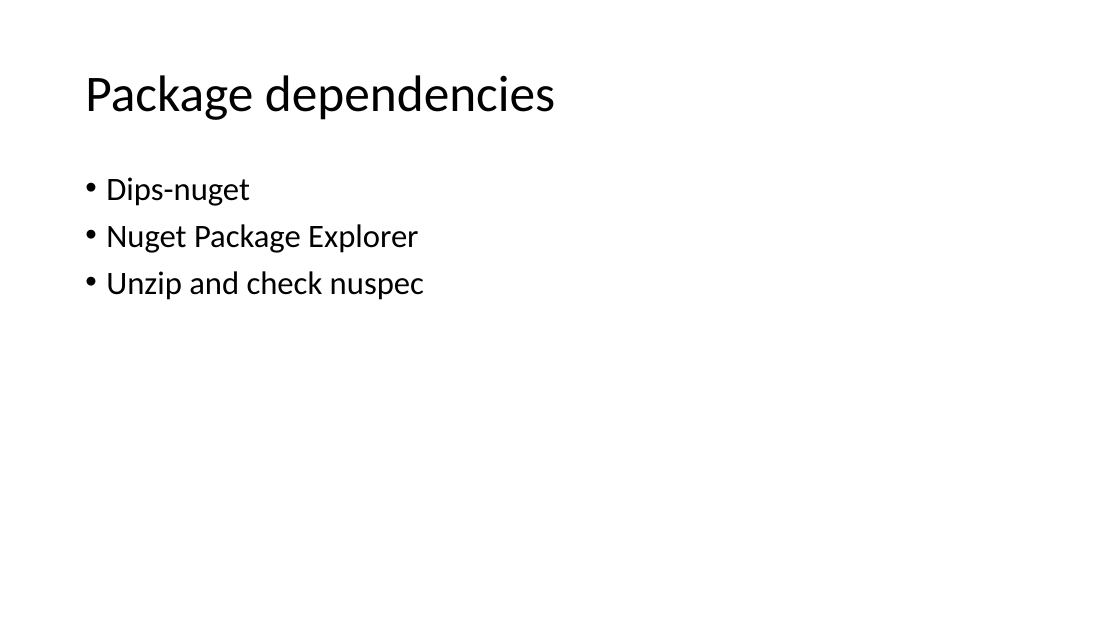
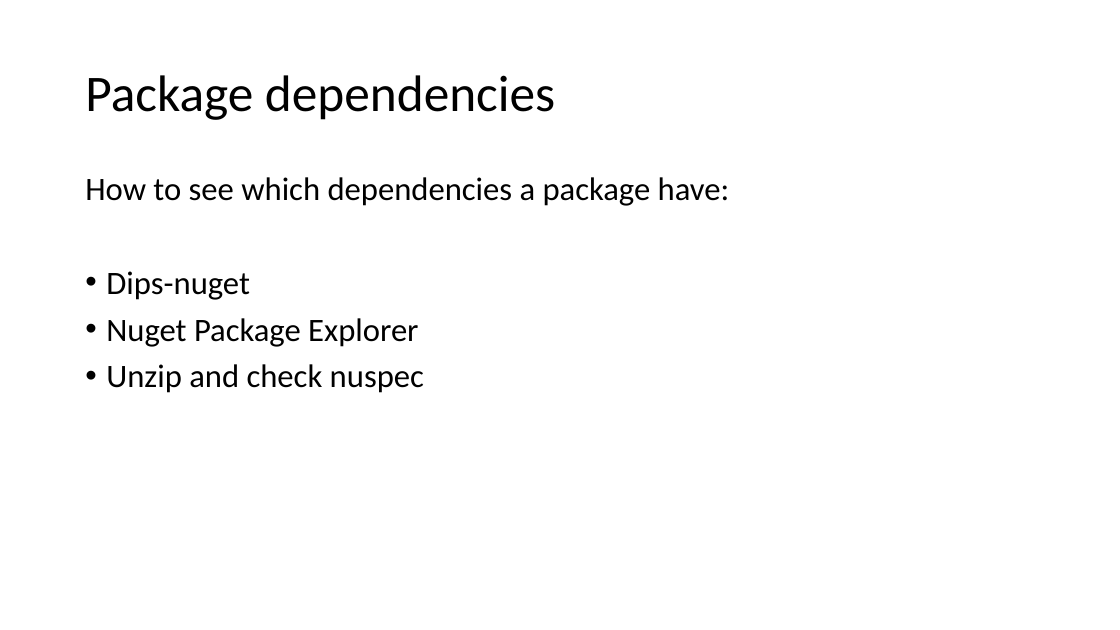
Before and after one commit to DIPSAS/InstallationTech, a slide deck: slide 18 of docs/InstallationCourse.pptx (slide 16 before the commit). Drawn at 1120x630 pixels with LibreOffice and Linux fonts; fonts in the diff are those of the drawing. Boxes give left, top, right and bottom in pixels: in the first picture for what was removed or moved away, otherwise in the second. Text is boxed around its words. In the diff, an @@ line names an element or a change of style, - is before the commit and + after.

```diff
--- a/docs/InstallationCourse.pptx
+++ b/docs/InstallationCourse.pptx
@@ text at [85, 177, 730, 206]: paragraph added @@
+How to see which dependencies a package have:
```
Also in this commit, not shown: 6 other slides changed, 3 slides added, 1 slide removed.
